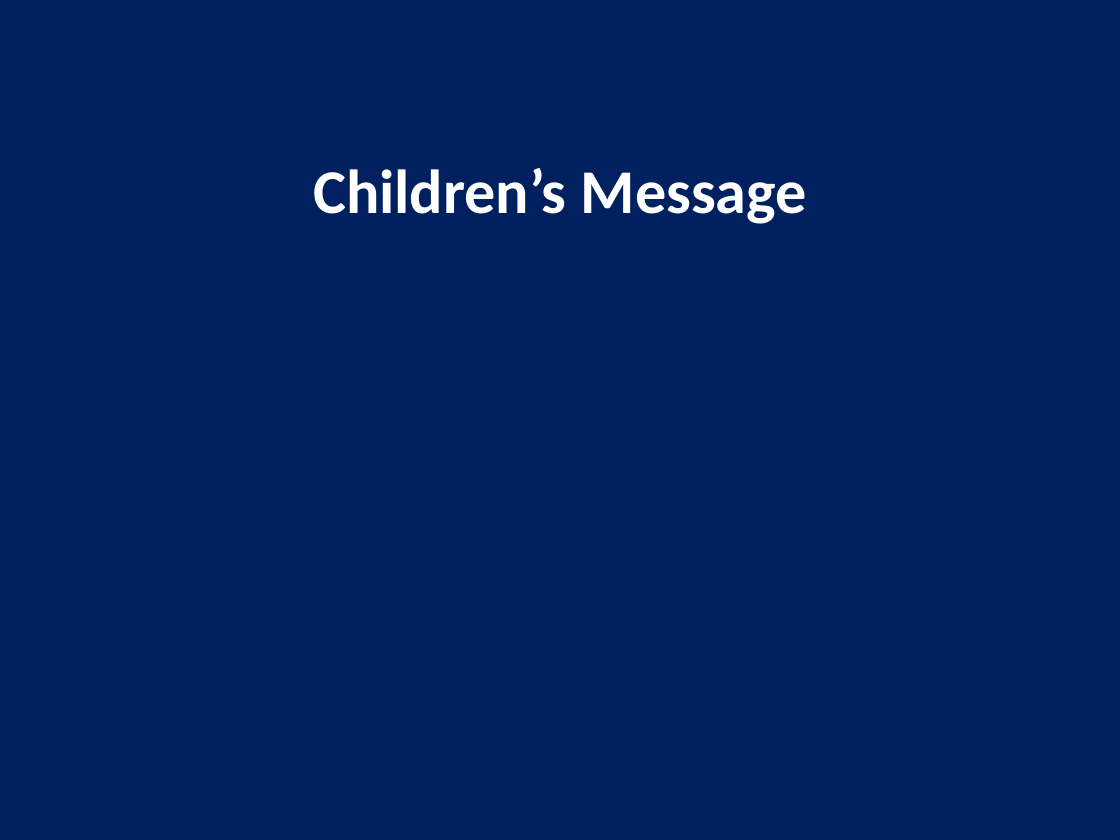
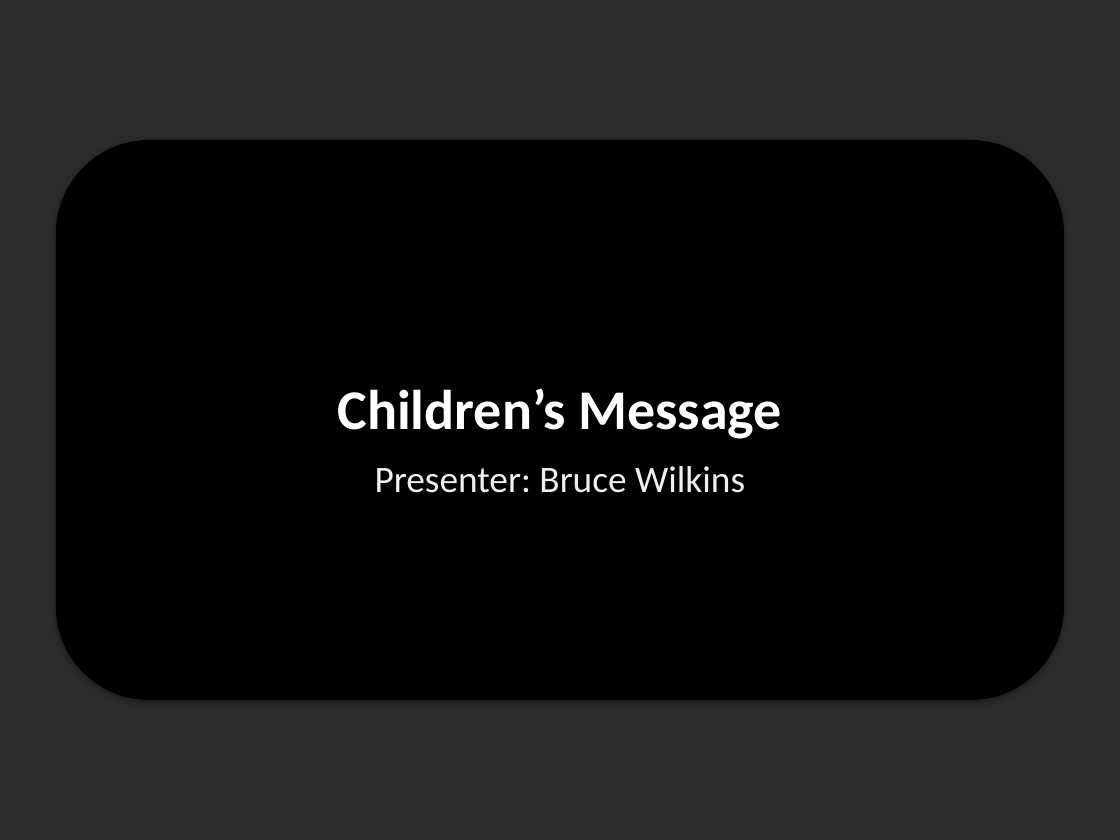
Before and after one commit to bw00786/church_slides, a slide deck: slide 4 of output/2025-10-12_Forgiveness_ServiceSlides.pptx. Drawn at 1120x840 pixels with LibreOffice and Linux fonts; fonts in the diff are those of the drawing; background and template pictures are left out; a plain dark background stands for a picture behind light text. Boxes give left, top, right and bottom in pixels: in the first picture for what was removed or moved away, otherwise in the second. Text is boxed around its words. In the diff, an @@ line names an element or a change of style, - is before the commit and + after.

```diff
--- a/output/2025-10-12_Forgiveness_ServiceSlides.pptx
+++ b/output/2025-10-12_Forgiveness_ServiceSlides.pptx
@@ background #002060 to picture (left out) @@
@@ rounded rectangle added at [56,140,1064,700], fill #000000 @@
@@ text "Children’s Message": place and size @@
-text "Children’s Message" at [313,168,807,224]
+text "Children’s Message" at [338,388,781,493]
@@ text "Children’s Message" at [338,388,781,493]: vertical alignment top to middle @@
@@ text at [338,388,781,439]: size 40 to 36 pt in "Children’s Message" @@
@@ text at [375,466,745,493]: paragraph added @@
+Presenter: Bruce Wilkins
```
Also in this commit, not shown: 14 other slides changed, 9 other files.
